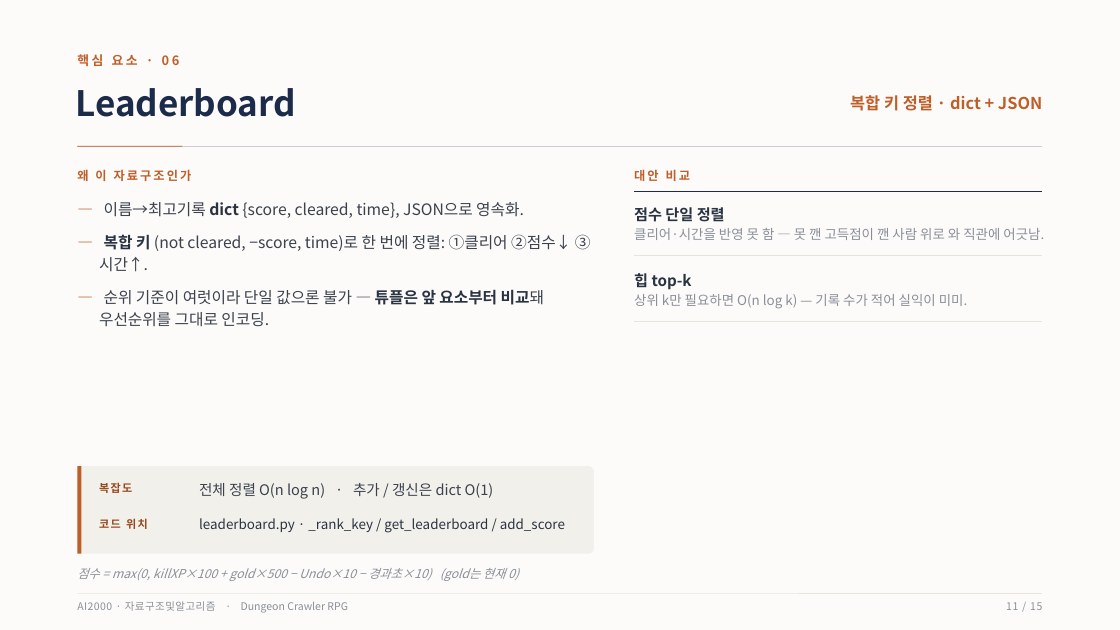
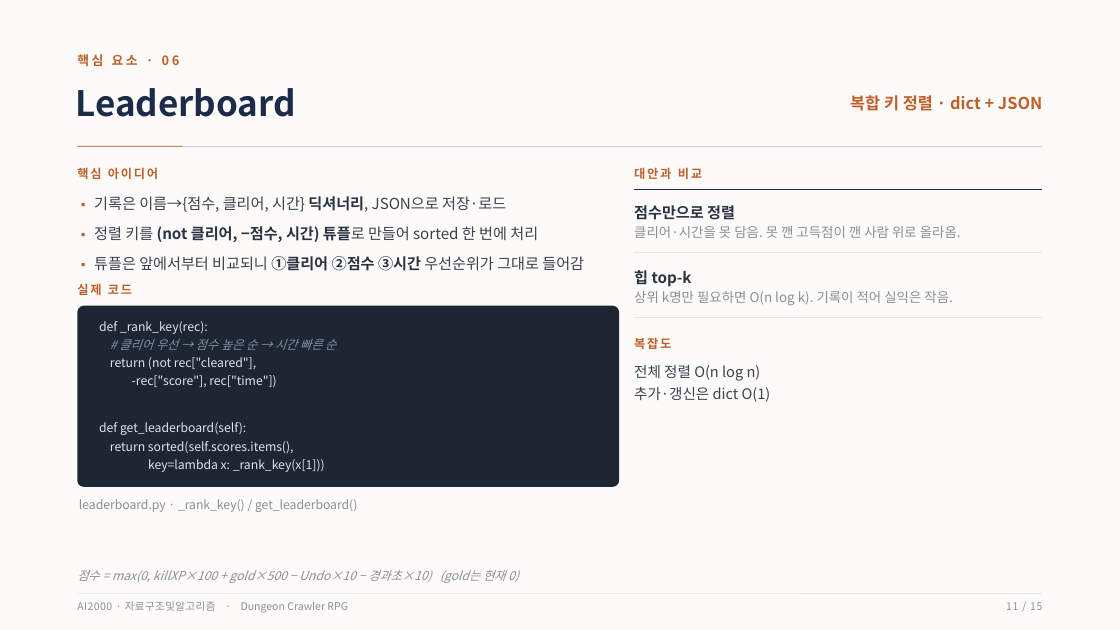
Before and after one commit to chcj5w0/DSA_Dungeon_Project, a slide deck: slide 11 of DSA_Project_평가발표.pptx. Drawn at 1120x630 pixels with LibreOffice and Linux fonts; fonts in the diff are those of the drawing. Boxes give left, top, right and bottom in pixels: in the first picture for what was removed or moved away, otherwise in the second. Text is boxed around its words. In the diff, an @@ line names an element or a change of style, - is before the commit and + after.

```diff
--- a/DSA_Project_평가발표.pptx
+++ b/DSA_Project_평가발표.pptx
@@ text at [77,167,158,179]: text changed @@
-왜 이 자료구조인가
+핵심 아이디어
@@ text at [634,167,702,179]: text changed @@
-대안 비교
+대안과 비교
@@ text at [94,196,584,271]: text changed; size 13.5 to 13 pt @@
-— 이름→최고기록 dict {score, cleared, time}, JSON으로 영속화.
-— 복합 키 (not cleared, −score, time)로 한 번에 정렬: ①클리어 ②점수↓ ③시간↑.
-— 순위 기준이 여럿이라 단일 값으론 불가 — 튜플은 앞 요소부터 비교돼 우선순위를 그대로 인코딩.
+▪ 기록은 이름→{점수, 클리어, 시간} 딕셔너리, JSON으로 저장·로드
+▪ 정렬 키를 (not 클리어, −점수, 시간) 튜플로 만들어 sorted 한 번에 처리
+▪ 튜플은 앞에서부터 비교되니 ①클리어 ②점수 ③시간 우선순위가 그대로 들어감
@@ elbow line (634, 190) - (1043, 190): route changed @@
@@ text at [634,205,735,220]: text changed @@
-점수 단일 정렬
+점수만으로 정렬
@@ text at [634,226,961,238]: text changed @@
-클리어·시간을 반영 못 함 — 못 깬 고득점이 깬 사람 위로 와 직관에 어긋남.
+클리어·시간을 못 담음. 못 깬 고득점이 깬 사람 위로 올라옴.
@@ elbow line (634, 253) - (1043, 253): route changed @@
@@ text added at [77,283,132,295], 10.5 pt, text #BE5F2A, bold @@
+실제 코드
@@ text at [634,291,952,305]: text changed @@
-상위 k만 필요하면 O(n log k) — 기록 수가 적어 실익이 미미.
+상위 k명만 필요하면 O(n log k). 기록이 적어 실익은 작음.
@@ rounded rectangle added at [77,306,619,487], fill #1E2633 @@
@@ text added at [99,321,336,472], 10.5 pt, text #DDE3EC @@
+def _rank_key(rec):
+# 클리어 우선 → 점수 높은 순 → 시간 빠른 순
+return (not rec["cleared"],
+-rec["score"], rec["time"])
+def get_leaderboard(self):
+return sorted(self.scores.items(),
+key=lambda x: _rank_key(x[1]))
@@ elbow line moved from (634, 322) - (1043, 322) to (634, 318) - (1043, 318) @@
@@ text "복잡도": place and size @@
-text "복잡도" at [99,482,132,493]
+text "복잡도" at [634,337,671,349]
@@ text "복잡도" at [634,337,671,349]: size 9.5 to 10.5 pt, text colour #97491E to #BE5F2A, letter spacing 1.2 to 1.6 pt @@
@@ text at [634,365,771,402]: text changed @@
-전체 정렬 O(n log n) · 추가 / 갱신은 dict O(1)
+전체 정렬 O(n log n)
+추가·갱신은 dict O(1)
@@ rounded rectangle removed at [77,466,594,554] @@
@@ rectangle removed at [77,466,82,554] @@
@@ text at [79,499,357,512]: text changed; size 11.5 to 10.5 pt; text colour #2A3342 to #8A8F99 @@
-leaderboard.py · _rank_key / get_leaderboard / add_score
+leaderboard.py · _rank_key() / get_leaderboard()
@@ text removed at [99,518,148,529] @@
-코드 위치
```
Also in this commit, not shown: 14 other slides changed, 10 other files.
